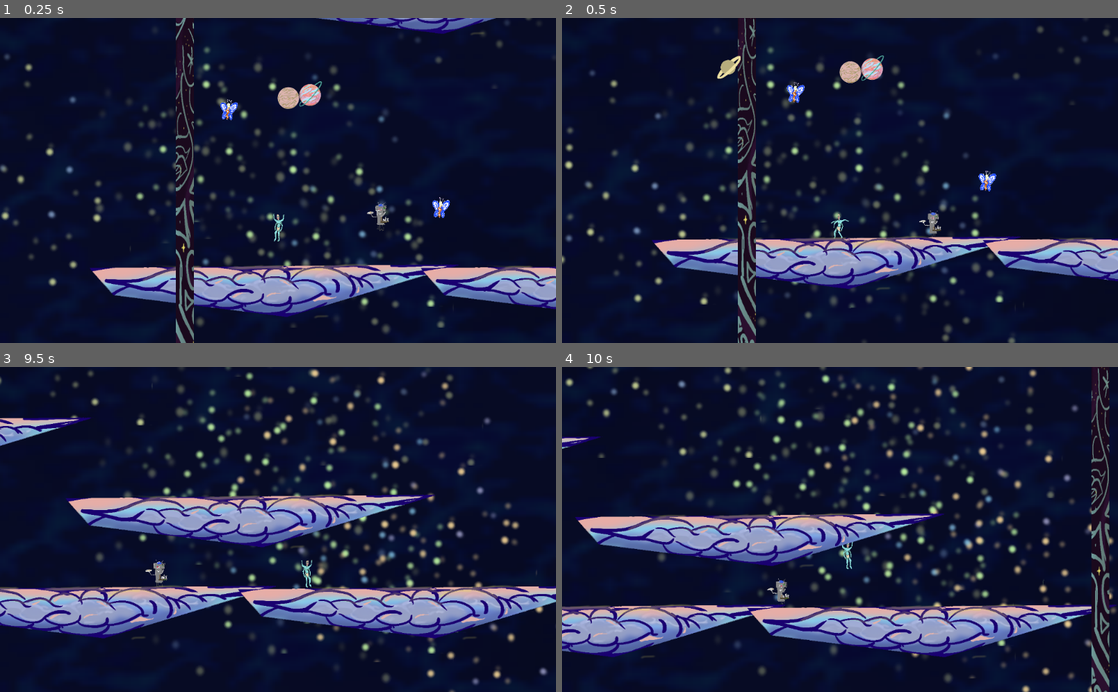
Above: before the commit, frames 1-4 (two rows, left to right).
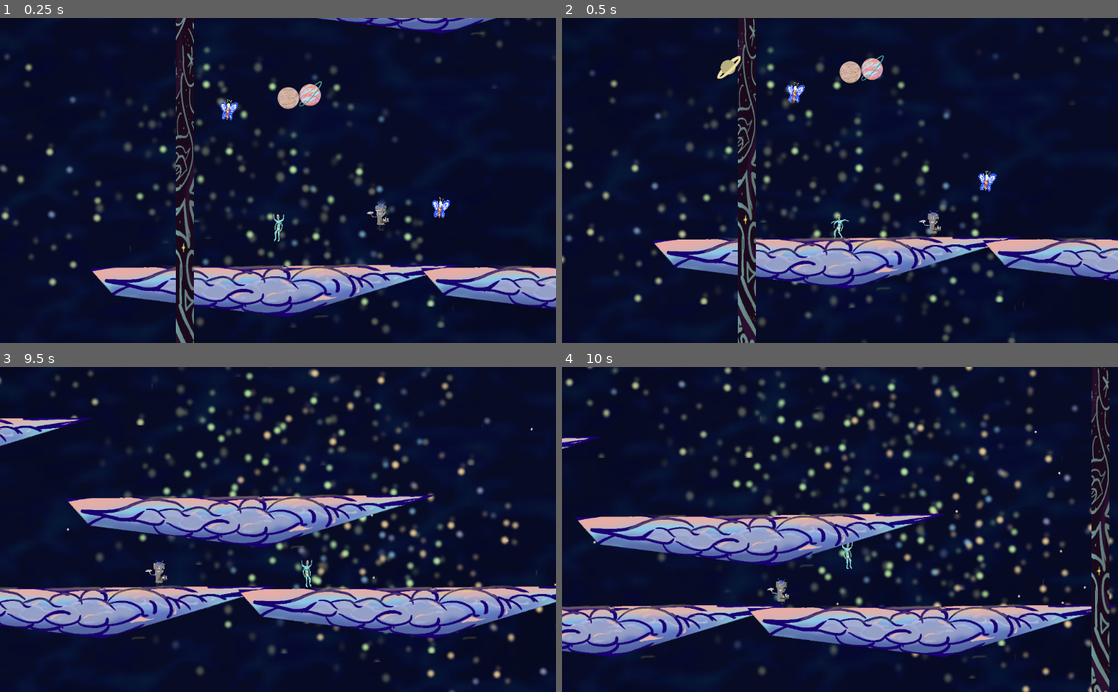
Above: after the commit, the same moments.

Repository: joeguy0/game1
Game: Godot game, scene res://scene/testlevel.tscn
The game is run twice, just before and just after one commit, with the same random seed, the same clock (stepped at 60 frames per second) and the same inputs.
Inputs:
- Up to frame 1 (0.25 s): no input
- Up to frame 2 (0.5 s): no input
- Up to frame 3 (9.5 s): hold Z (atk1) 0.53-1.28 s; hold Right (leftstick_right) 0.53-2.03 s; tap C (a) at 0.6, 2.3, 2.85, 4.55, 5.1, 6.8, 7.35, 9.05 s; tap Up (leftstick_up) at 0.77, 1.07, 1.52, 1.55, 1.82, 3.02, 3.32, 4.52, 4.82, 6.02, 6.05, 6.32, 7.52, 7.82, 9.02, 9.32 s; tap Z (atk1) at 1.35, 3.05, 4.35, 5.85, 7.55, 8.85 s; hold Down (Leftstick_down) 2.03-2.78 s; hold Up (leftstick_up) 2.03-2.78 s; hold Right (leftstick_right) 2.78-4.28 s; hold Up (leftstick_up) 3.53-4.28 s; tap X (air_dash) at 3.6, 8.1 s; hold Down (Leftstick_down) 4.28-5.03 s; hold Right (leftstick_right) 5.03-5.78 s; hold Z (atk1) 5.03-5.78 s; hold Down (Leftstick_down) 5.78-7.28 s; hold Up (leftstick_up) 6.53-7.28 s; hold Right (leftstick_right) from 7.28 s (still down); hold Up (leftstick_up) 8.03-8.78 s
- Up to frame 4 (10 s): release Right (leftstick_right) at 9.53 s; hold Down (Leftstick_down) from 9.53 s (still down); hold Z (atk1) from 9.53 s (still down); tap C (a) at 9.6 s; tap Up (leftstick_up) at 9.77 s

Frames 1-2 are identical in both runs. In frame 3, 1.4% of the frame differs, in the area x 0-100%, y 15-84%; in frame 4, less than 0.1%.

Commit message:
bulletas
kinda worjk

Diff:
--- a/KinematicBody2D.gd
+++ b/KinematicBody2D.gd
@@ -8,21 +8,32 @@
 const GRAV = 50
 
 onready var dashHitbox = preload ("res://scene/dash_hitbox.tscn")
+onready var bullet = preload ("res://scene/bullet.tscn")
+
 var doublejump=2
 var velocity = Vector2.ZERO
 var grnd = true
 var isAirDashing = false
 var wallcling = 0
+var shottimer
 var wctimer
 var wctimercooldown
 var airdash = 2
 var adtimer
 var sprite
 var dashHitboxInstance
+var bulletInstance
+var atkTimer
+
+var shotDLast = Vector2(800,0)
+
 
 signal hit
 
 func _ready():
+	shottimer = get_node("atk_hit_timeout")
+	shottimer.connect("timeout",self,"on_atk_hit_timeout")
+	shottimer.set_wait_time(.5)
 	adtimer=get_node("ad_timer")
 	adtimer.connect("timeout",self,"on_adtimer_timeout")
 	adtimer.set_wait_time(.2)
@@ -38,12 +49,27 @@
 func _physics_process(delta):
 
 	#declare the input
+	var input_y = 0
 	var input_x = 0
 	var inputls = Vector2.ZERO
+	var shotD = Vector2.ZERO
 
+	input_y = Input.get_action_strength("leftstick_up") - Input.get_action_strength("Leftstick_down")
 	input_x = Input.get_action_strength("leftstick_right") - Input.get_action_strength("leftstick_left")
 	inputls.x = Input.get_action_strength("leftstick_right") - Input.get_action_strength("leftstick_left")
 	inputls.y = Input.get_action_strength("Leftstick_down") - Input.get_action_strength("leftstick_up")
+	if input_x > 0:
+		 shotD.x = 1000
+	if input_x == 0 && input_y == 0:
+		 shotD = shotDLast
+	if input_x < 0:
+		shotD.x = -1000
+
+	if input_y > 0:
+		 shotD.y = -1000
+	if input_y < 0:
+		shotD.y = 1000
+	shotDLast = shotD
 
 	if input_x > 0:
 		sprite.flip_h = true
@@ -75,6 +101,16 @@
 		get_parent().add_child(dashHitboxInstance)
 		dashHitboxInstance.set_position(self.get_position())
 
+	#attacking?
+	if Input.is_action_pressed("atk1") && shottimer.is_stopped():
+		bulletInstance = bullet.instance()
+		get_parent().get_parent().add_child(bulletInstance)
+		bulletInstance.set_position(self.get_position())
+		bulletInstance.set_linear_velocity(shotD)
+
+		shottimer.start()
+
+		pass
 
 	#wallcling
 	if !wallcling and is_on_wall() and !is_on_floor() and wctimercooldown.is_stopped() and !isAirDashing:
@@ -139,3 +175,5 @@
 	wctimercooldown.start()
 func on_wctimercd_timeout():
 	wctimercooldown.stop()
+func on_atk_hit_timeout():
+	shottimer.stop()
--- /dev/null
+++ b/Node2D.gd
@@ -0,0 +1,20 @@
+extends RigidBody2D
+
+var bulletvelo = Vector2.ZERO
+
+
+# Declare member variables here. Examples:
+# var a = 2
+# var b = "text"
+
+
+# Called when the node enters the scene tree for the first time.
+func _ready():
+
+	pass # Replace with function body.
+
+
+# Called every frame. 'delta' is the elapsed time since the previous frame.
+func _process(delta):
+
+	pass
--- a/project.godot
+++ b/project.godot
@@ -10,6 +10,7 @@
 
 _global_script_classes=[  ]
 _global_script_class_icons={
+
 }
 
 [application]
@@ -27,45 +28,45 @@
 a={
 "deadzone": 0.5,
 "events": [ Object(InputEventJoypadButton,"resource_local_to_scene":false,"resource_name":"","device":-1,"button_index":0,"pressure":0.0,"pressed":false,"script":null)
-, Object(InputEventKey,"resource_local_to_scene":false,"resource_name":"","device":0,"alt":false,"shift":false,"control":false,"meta":false,"command":false,"pressed":false,"scancode":67,"physical_scancode":0,"unicode":0,"echo":false,"script":null)
+, Object(InputEventKey,"resource_local_to_scene":false,"resource_name":"","device":0,"alt":false,"shift":false,"control":false,"meta":false,"command":false,"pressed":false,"scancode":67,"unicode":0,"echo":false,"script":null)
  ]
 }
 leftstick_right={
 "deadzone": 0.5,
 "events": [ Object(InputEventJoypadMotion,"resource_local_to_scene":false,"resource_name":"","device":-1,"axis":0,"axis_value":1.0,"script":null)
-, Object(InputEventKey,"resource_local_to_scene":false,"resource_name":"","device":0,"alt":false,"shift":false,"control":false,"meta":false,"command":false,"pressed":false,"scancode":16777233,"physical_scancode":0,"unicode":0,"echo":false,"script":null)
+, Object(InputEventKey,"resource_local_to_scene":false,"resource_name":"","device":0,"alt":false,"shift":false,"control":false,"meta":false,"command":false,"pressed":false,"scancode":16777233,"unicode":0,"echo":false,"script":null)
  ]
 }
 leftstick_left={
 "deadzone": 0.5,
 "events": [ Object(InputEventJoypadMotion,"resource_local_to_scene":false,"resource_name":"","device":-1,"axis":0,"axis_value":-1.0,"script":null)
-, Object(InputEventKey,"resource_local_to_scene":false,"resource_name":"","device":0,"alt":false,"shift":false,"control":false,"meta":false,"command":false,"pressed":false,"scancode":16777231,"physical_scancode":0,"unicode":0,"echo":false,"script":null)
+, Object(InputEventKey,"resource_local_to_scene":false,"resource_name":"","device":0,"alt":false,"shift":false,"control":false,"meta":false,"command":false,"pressed":false,"scancode":16777231,"unicode":0,"echo":false,"script":null)
  ]
 }
 leftstick_up={
 "deadzone": 0.5,
 "events": [ Object(InputEventJoypadMotion,"resource_local_to_scene":false,"resource_name":"","device":-1,"axis":1,"axis_value":-1.0,"script":null)
-, Object(InputEventKey,"resource_local_to_scene":false,"resource_name":"","device":0,"alt":false,"shift":false,"control":false,"meta":false,"command":false,"pressed":false,"scancode":16777232,"physical_scancode":0,"unicode":0,"echo":false,"script":null)
+, Object(InputEventKey,"resource_local_to_scene":false,"resource_name":"","device":0,"alt":false,"shift":false,"control":false,"meta":false,"command":false,"pressed":false,"scancode":16777232,"unicode":0,"echo":false,"script":null)
  ]
 }
 Leftstick_down={
 "deadzone": 0.5,
 "events": [ Object(InputEventJoypadMotion,"resource_local_to_scene":false,"resource_name":"","device":-1,"axis":1,"axis_value":1.0,"script":null)
-, Object(InputEventKey,"resource_local_to_scene":false,"resource_name":"","device":0,"alt":false,"shift":false,"control":false,"meta":false,"command":false,"pressed":false,"scancode":16777234,"physical_scancode":0,"unicode":0,"echo":false,"script":null)
+, Object(InputEventKey,"resource_local_to_scene":false,"resource_name":"","device":0,"alt":false,"shift":false,"control":false,"meta":false,"command":false,"pressed":false,"scancode":16777234,"unicode":0,"echo":false,"script":null)
  ]
 }
 air_dash={
 "deadzone": 0.5,
 "events": [ Object(InputEventJoypadButton,"resource_local_to_scene":false,"resource_name":"","device":-1,"button_index":5,"pressure":0.0,"pressed":false,"script":null)
 , Object(InputEventJoypadButton,"resource_local_to_scene":false,"resource_name":"","device":-1,"button_index":7,"pressure":0.0,"pressed":false,"script":null)
-, Object(InputEventKey,"resource_local_to_scene":false,"resource_name":"","device":0,"alt":false,"shift":false,"control":false,"meta":false,"command":false,"pressed":false,"scancode":88,"physical_scancode":0,"unicode":0,"echo":false,"script":null)
+, Object(InputEventKey,"resource_local_to_scene":false,"resource_name":"","device":0,"alt":false,"shift":false,"control":false,"meta":false,"command":false,"pressed":false,"scancode":88,"unicode":0,"echo":false,"script":null)
  ]
 }
 atk1={
 "deadzone": 0.5,
 "events": [ Object(InputEventJoypadButton,"resource_local_to_scene":false,"resource_name":"","device":-1,"button_index":1,"pressure":0.0,"pressed":false,"script":null)
 , Object(InputEventJoypadButton,"resource_local_to_scene":false,"resource_name":"","device":-1,"button_index":2,"pressure":0.0,"pressed":false,"script":null)
-, Object(InputEventKey,"resource_local_to_scene":false,"resource_name":"","device":0,"alt":false,"shift":false,"control":false,"meta":false,"command":false,"pressed":false,"scancode":90,"physical_scancode":0,"unicode":0,"echo":false,"script":null)
+, Object(InputEventKey,"resource_local_to_scene":false,"resource_name":"","device":0,"alt":false,"shift":false,"control":false,"meta":false,"command":false,"pressed":false,"scancode":90,"unicode":0,"echo":false,"script":null)
  ]
 }
 
--- /dev/null
+++ b/scene/bullet.tscn
@@ -0,0 +1,26 @@
+[gd_scene load_steps=4 format=2]
+
+[ext_resource path="res://sprites/planets/planet.png" type="Texture" id=1]
+[ext_resource path="res://Node2D.gd" type="Script" id=2]
+
+[sub_resource type="CircleShape2D" id=1]
+radius = 2.52762
+
+[node name="Node2D" type="RigidBody2D"]
+collision_layer = 2
+collision_mask = 2
+mass = 0.0285714
+gravity_scale = 0.0
+linear_damp = 0.0
+script = ExtResource( 2 )
+
+[node name="CollisionShape2D" type="CollisionShape2D" parent="."]
+position = Vector2( -0.699898, 0.467924 )
+shape = SubResource( 1 )
+
+[node name="Sprite" type="Sprite" parent="."]
+position = Vector2( 0.0734177, 0.656327 )
+scale = Vector2( 0.101657, 0.107742 )
+texture = ExtResource( 1 )
+vframes = 5
+hframes = 2
--- a/scene/player.tscn
+++ b/scene/player.tscn
@@ -18,14 +18,19 @@
 "name": "attack",
 "speed": 5.0
 }, {
-"frames": [ ExtResource( 5 ) ],
+"frames": [ ExtResource( 3 ) ],
 "loop": true,
-"name": "dash",
+"name": "jump",
 "speed": 5.0
 }, {
 "frames": [ ExtResource( 2 ) ],
 "loop": true,
 "name": "walk",
+"speed": 5.0
+}, {
+"frames": [ ExtResource( 5 ) ],
+"loop": true,
+"name": "dash",
 "speed": 5.0
 }, {
 "frames": [ ExtResource( 4 ) ],
@@ -36,11 +41,6 @@
 "frames": [ ExtResource( 7 ) ],
 "loop": true,
 "name": "wallc",
-"speed": 5.0
-}, {
-"frames": [ ExtResource( 3 ) ],
-"loop": true,
-"name": "jump",
 "speed": 5.0
 } ]
 
Not shown, changed: butterfly.png.import
Not shown, changed: robot.png.import
Not shown, changed: scene/butterfly.png.import
